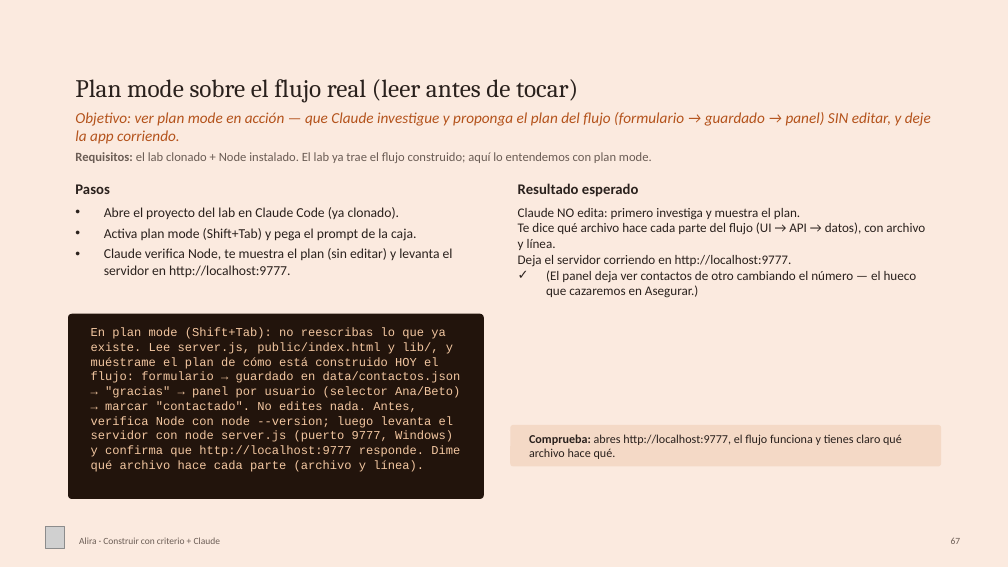
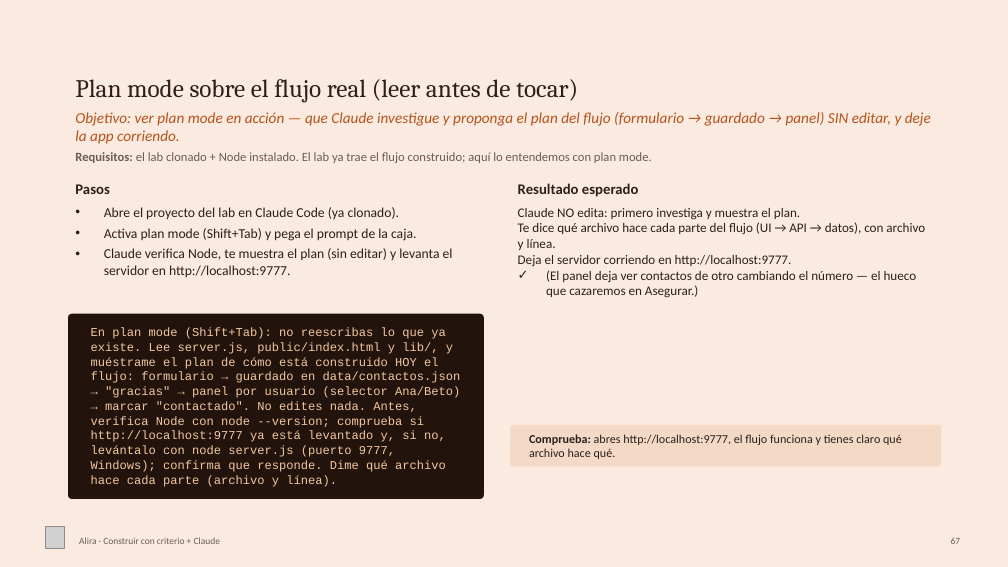
Before and after one commit to claudiodpg/taller-claude-cotizaciones, a slide deck: slide 67 of Taller-Claude-Yuri.pptx. Drawn at 1008x567 pixels with LibreOffice and Linux fonts; fonts in the diff are those of the drawing; grey boxes stand for pictures. Boxes give left, top, right and bottom in pixels: in the first picture for what was removed or moved away, otherwise in the second. Text is boxed around its words. In the diff, an @@ line names an element or a change of style, - is before the commit and + after.

Commit message:
docs: actualiza la presentación (lámina 67: Claude comprueba si :9777 está arriba y si no lo levanta)

```diff
--- a/Taller-Claude-Yuri.pptx
+++ b/Taller-Claude-Yuri.pptx
@@ text at bbox=[91, 328, 461, 487]: text changed @@
-En plan mode (Shift+Tab): no reescribas lo que ya existe. Lee server.js, public/index.html y lib/, y muéstrame el plan de cómo está construido HOY el flujo: formulario → guardado en data/contactos.json → "gracias" → panel por usuario (selector Ana/Beto) → marcar "contactado". No edites nada. Antes, verifica Node con node --version; luego levanta el servidor con node server.js (puerto 9777, Windows) y confirma que http://localhost:9777 responde. Dime qué archivo hace cada parte (archivo y línea).
+En plan mode (Shift+Tab): no reescribas lo que ya existe. Lee server.js, public/index.html y lib/, y muéstrame el plan de cómo está construido HOY el flujo: formulario → guardado en data/contactos.json → "gracias" → panel por usuario (selector Ana/Beto) → marcar "contactado". No edites nada. Antes, verifica Node con node --version; comprueba si http://localhost:9777 ya está levantado y, si no, levántalo con node server.js (puerto 9777, Windows); confirma que responde. Dime qué archivo hace cada parte (archivo y línea).
```
